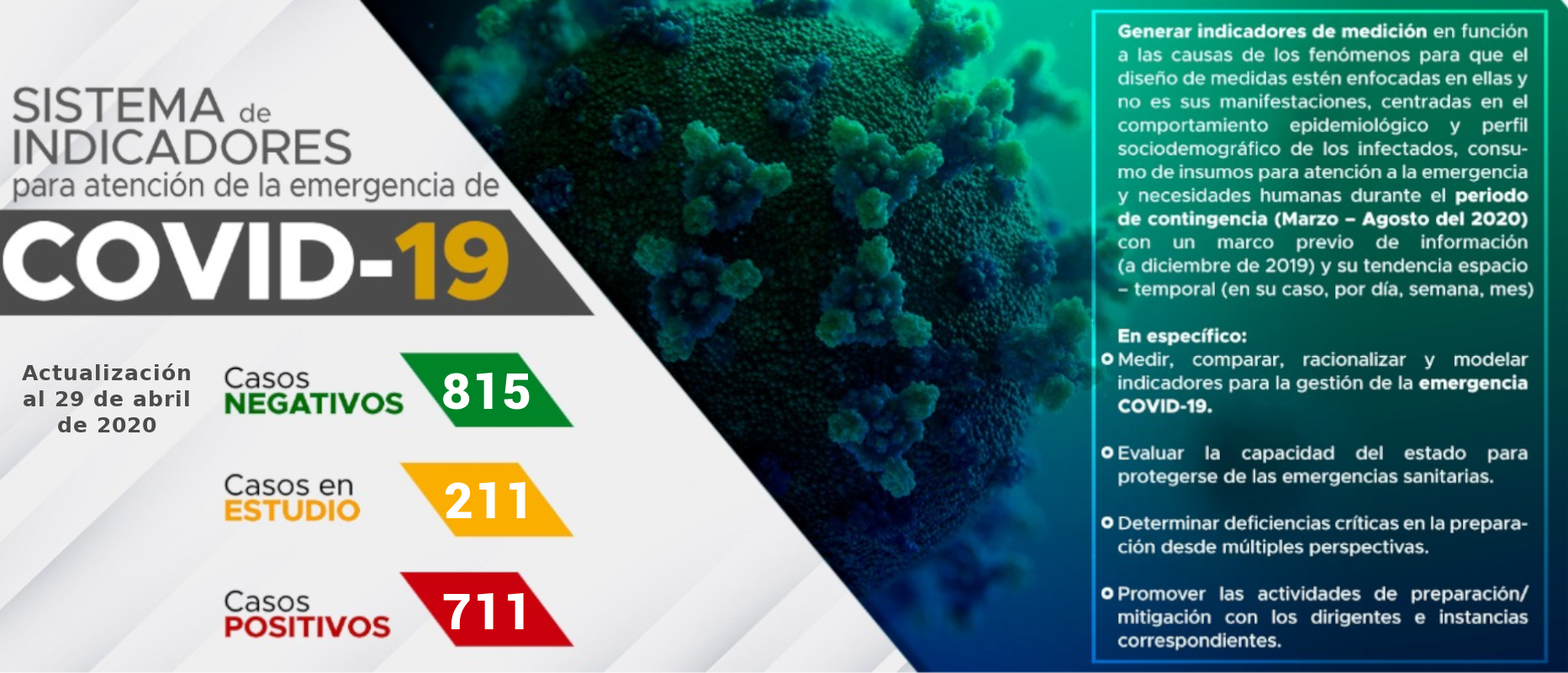
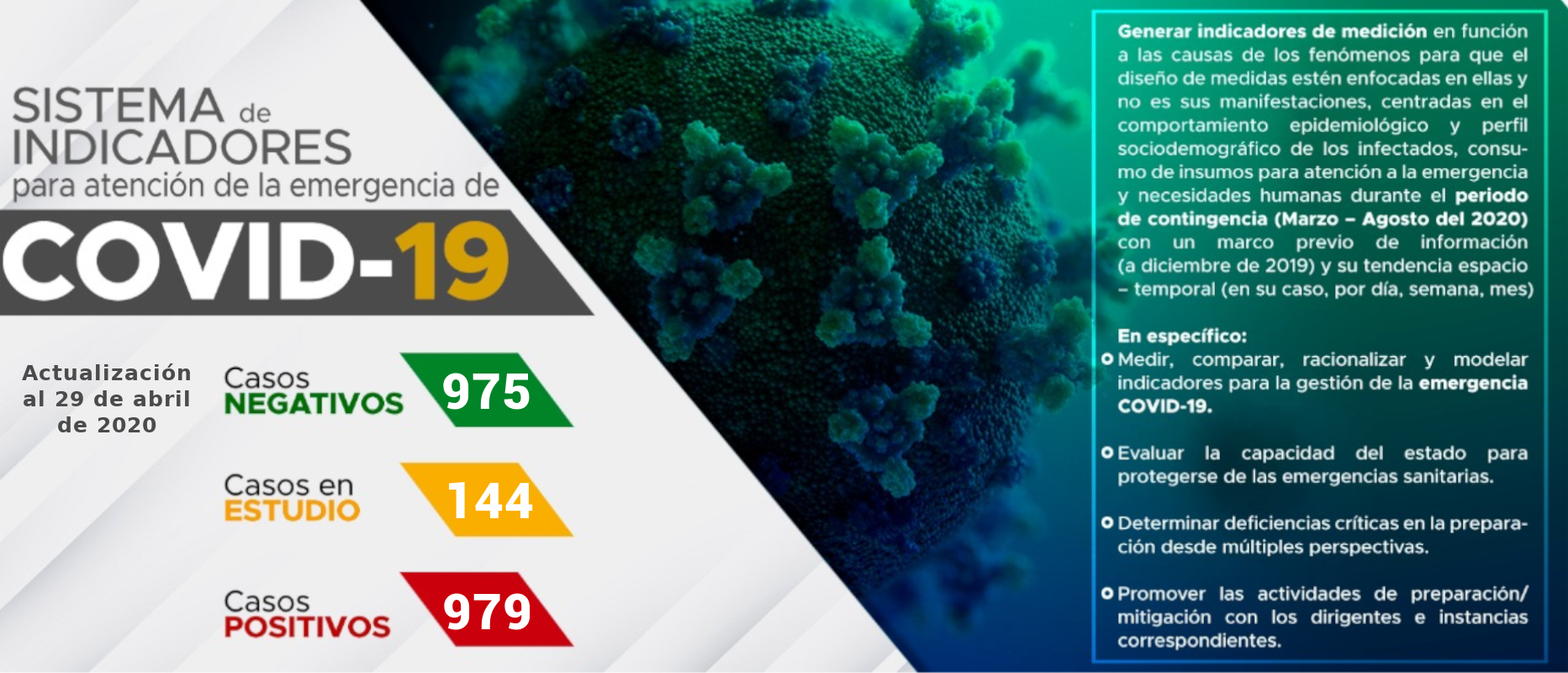
The second 1568px x 673px image is a revision of the first. Changes to its layers:
renamed "211" to "144", painted on it over [444, 481, 534, 518]
renamed "711" to "979", painted on it over [443, 592, 531, 630]
painted on "661" over [443, 372, 500, 410]
